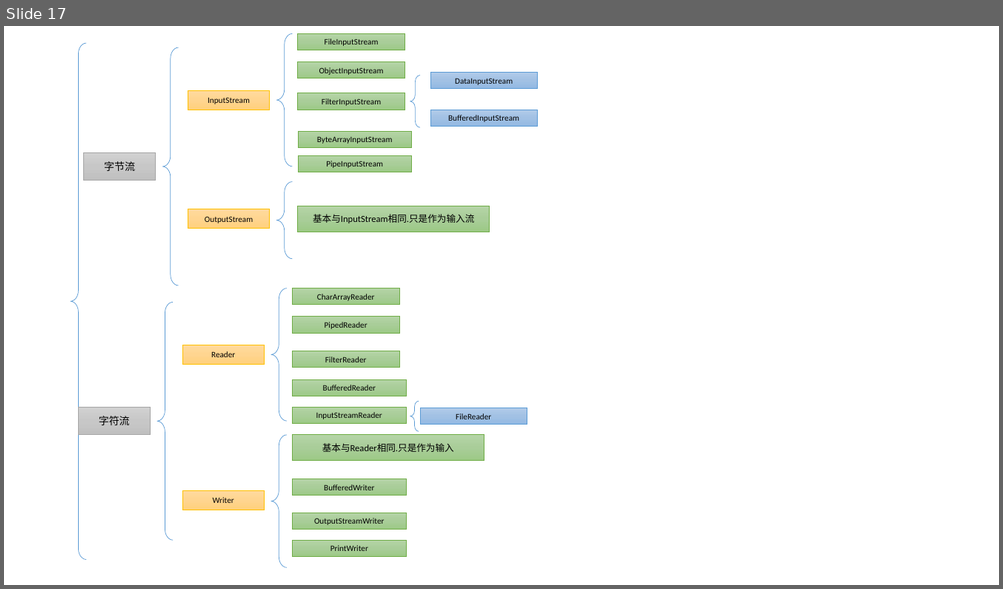
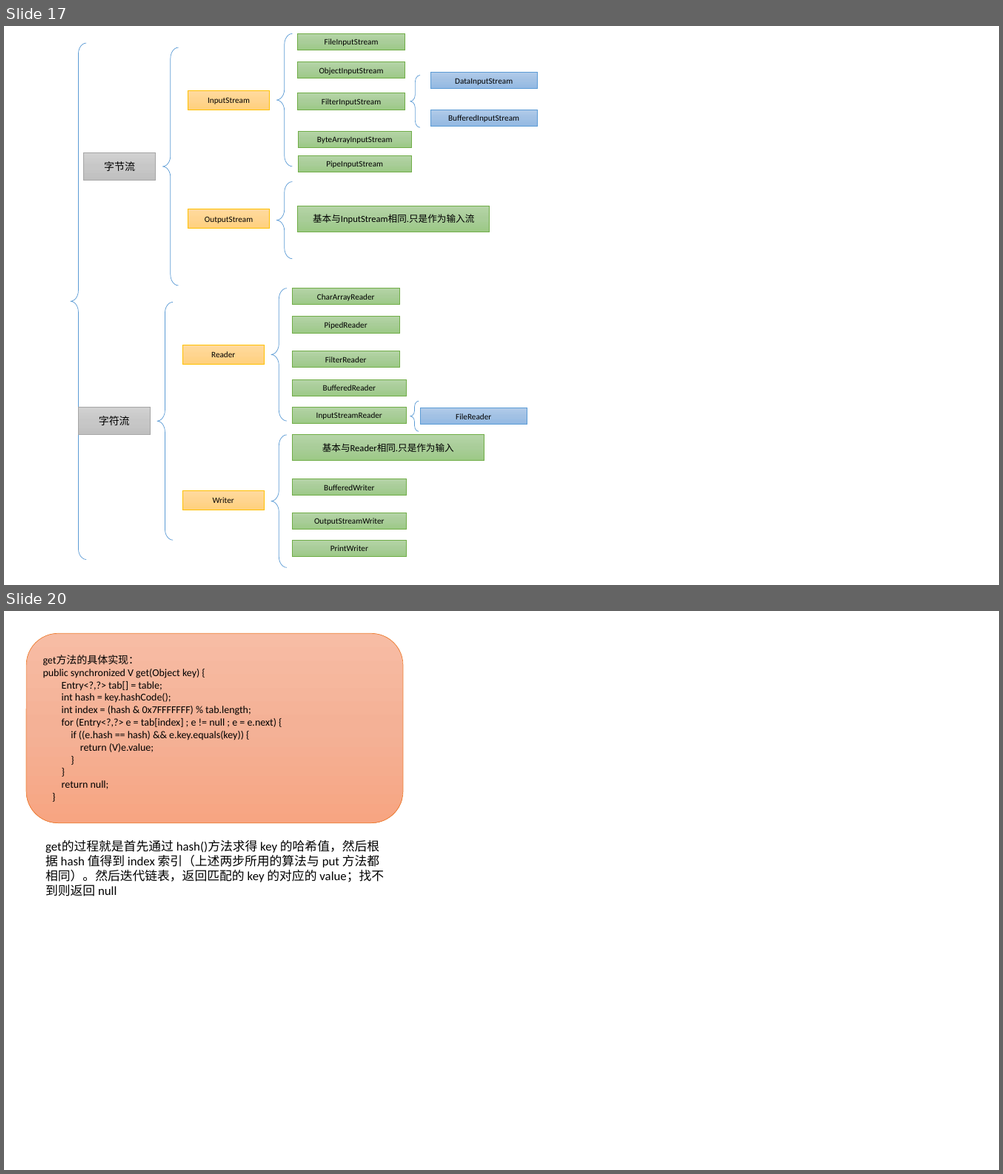
Before and after one commit to nda1992/Reading_Books_Notebook, a slide deck: images/画图PPT.pptx. Shown one above the other, each under a label of ours: slide 17 before the commit, slides 17 and 20 after it; the slides between them are not shown. The pictures are 1003x589 and 1003x1174 pixels, drawn with LibreOffice and Linux fonts; fonts in the diff are those of the drawing. Boxes give left, top, right and bottom in pixels: in the first picture for what was removed or moved away, otherwise in the second. Text is boxed around its words. In the diff, an @@ line names an element or a change of style, - is before the commit and + after.

```diff
--- a/images/画图PPT.pptx
+++ b/images/画图PPT.pptx
@@ slide 20 added at (4, 611, 999, 1170), background #FFFFFF @@
@@ rounded rectangle added at (26, 633, 403, 823), fill gradient #F7BDA5 to #F5B196 to #F8A582, outline #ED7D31 0.5 pt, 10 pt, text #000000 @@
+get方法的具体实现：
+public synchronized V get(Object key) {
+Entry<?,?> tab[] = table;
+int hash = key.hashCode();
+int index = (hash & 0x7FFFFFFF) % tab.length;
+for (Entry<?,?> e = tab[index] ; e != null ; e = e.next) {
+if ((e.hash == hash) && e.key.equals(key)) {
+return (V)e.value;
+}
+}
+return null;
+}
@@ text added at (45, 840, 384, 897), 12 pt, text #000000 @@
+get的过程就是首先通过 hash()方法求得 key 的哈希值，然后根据 hash 值得到 index 索引（上述两步所用的算法与 put 方法都相同）。然后迭代链表，返回匹配的 key 的对应的 value；找不到则返回 null
```
Also in this commit, not shown: 29 other slides added, 6 other files.
